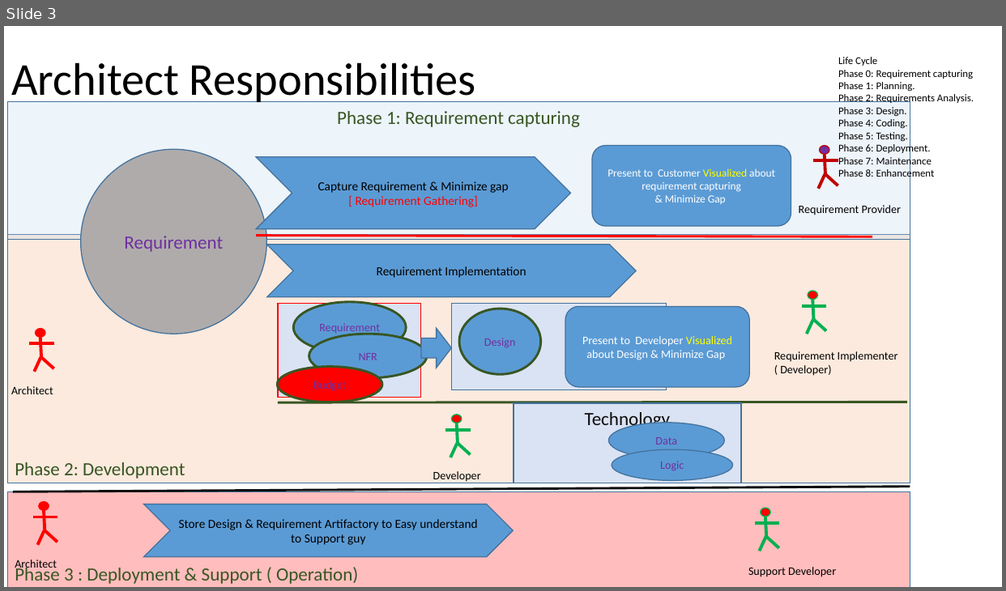
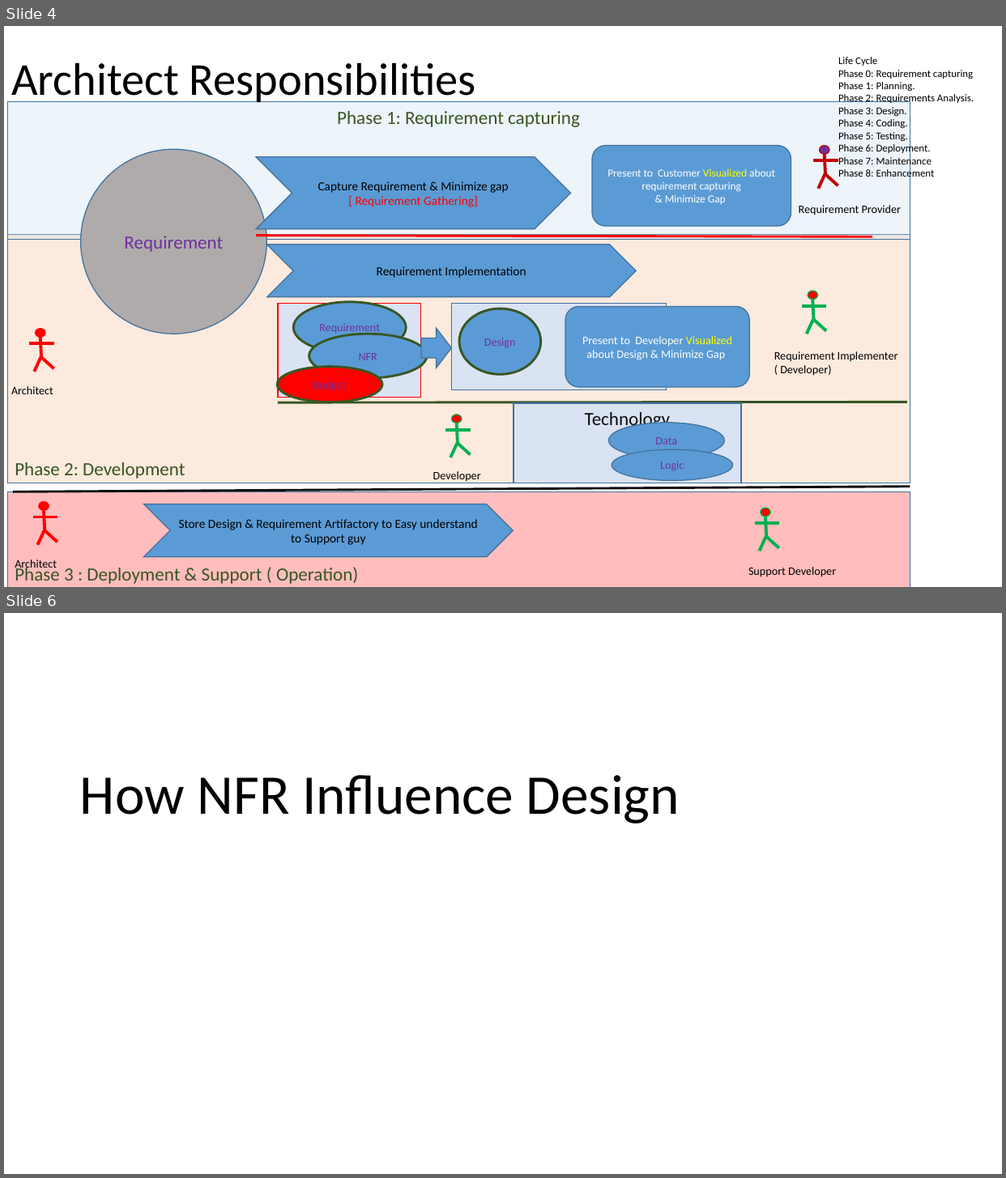
Before and after one commit to singhsiddh/sai, a slide deck: interview/Architecture.pptx. Shown one above the other, each under a label of ours: slide 3 before the commit, slides 4 and 6 after it; the slides between them are not shown. The pictures are 1006x591 and 1006x1178 pixels, drawn with LibreOffice and Linux fonts; fonts in the diff are those of the drawing. Boxes give left, top, right and bottom in pixels: in the first picture for what was removed or moved away, otherwise in the second. Text is boxed around its words. In the diff, an @@ line names an element or a change of style, - is before the commit and + after.

```diff
--- a/interview/Architecture.pptx
+++ b/interview/Architecture.pptx
@@ slide 6 added at box(4, 613, 1002, 1174), background #FFFFFF @@
@@ text added at box(80, 775, 680, 824), 54 pt, text #000000 @@
+How NFR Influence Design
@@ what was slide 3 is now slide 4 @@
```
Also in this commit, not shown: 3 slides changed, 8 other slides added.
